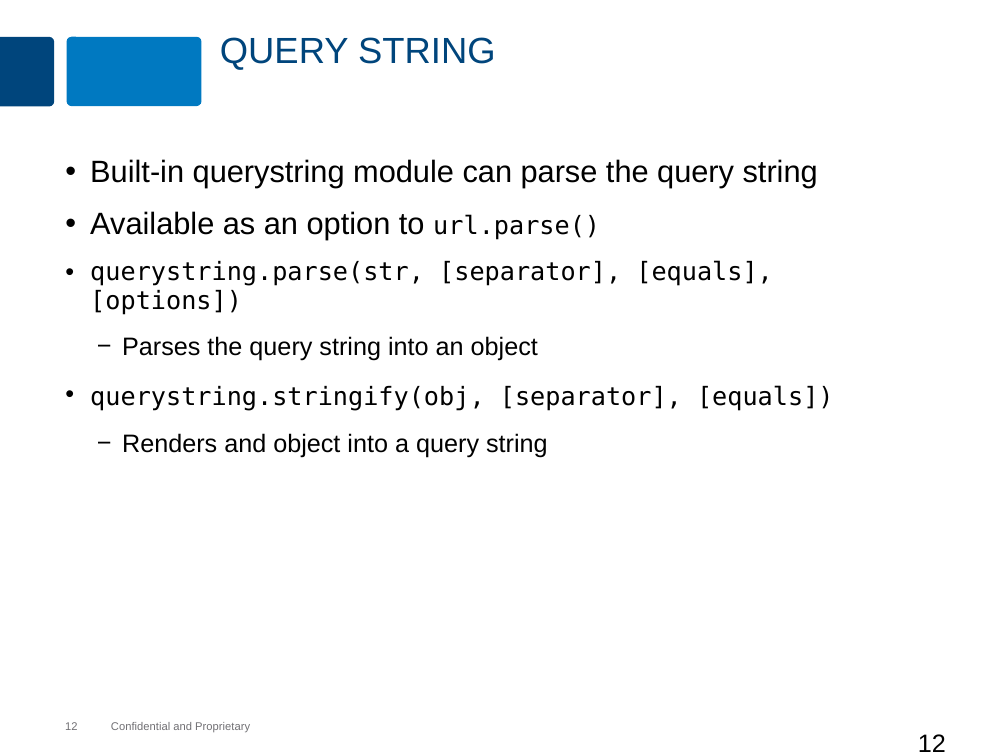
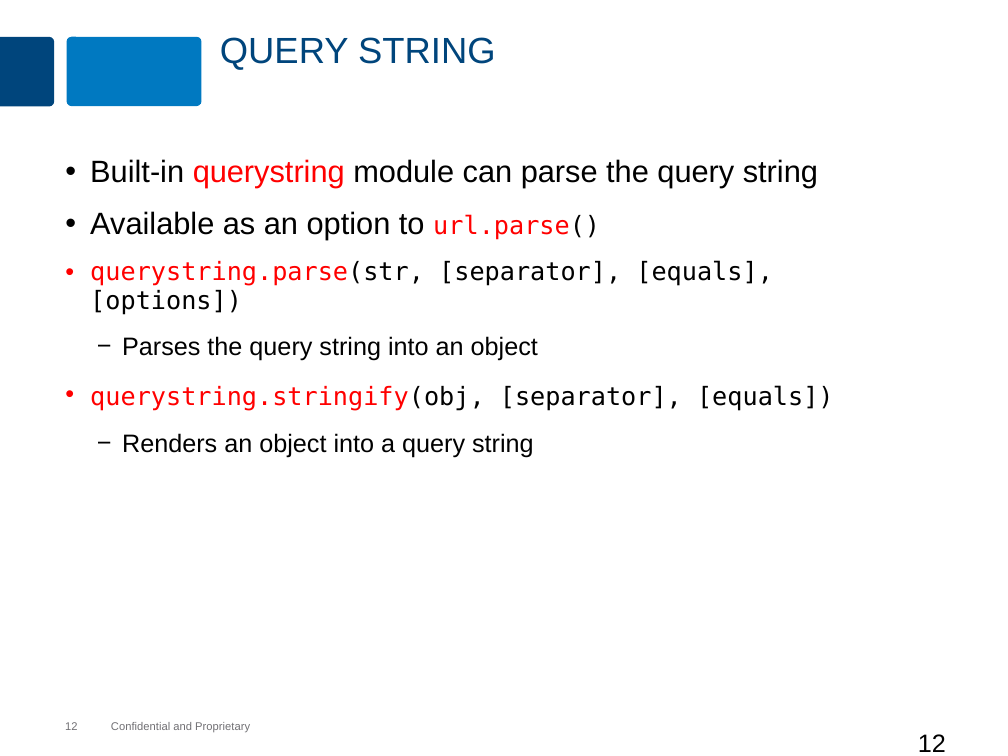
Before and after one commit to MaxMillington/nodePractice, a slide deck: slide 12 of node/lesson-57-building-web-servers/building-web-servers.pptx. Drawn at 1008x756 pixels with LibreOffice and Linux fonts; fonts in the diff are those of the drawing; background and template pictures are left out. Boxes give left, top, right and bottom in pixels: in the first picture for what was removed or moved away, otherwise in the second. Text is boxed around its words. In the diff, an @@ line names an element or a change of style, - is before the commit and + after.

```diff
--- a/node/lesson-57-building-web-servers/building-web-servers.pptx
+++ b/node/lesson-57-building-web-servers/building-web-servers.pptx
@@ text at [90,159,834,411]: text colour #000000 to #FF0000 in "querystring", "url.parse()", "querystring.parse(str,", "querystring.stringify(obj," @@
@@ text at [122,433,534,458]: text changed @@
-  − Renders and object into a query string
+  − Renders an object into a query string
```
Also in this commit, not shown: 9 other slides changed, 11 other files.
